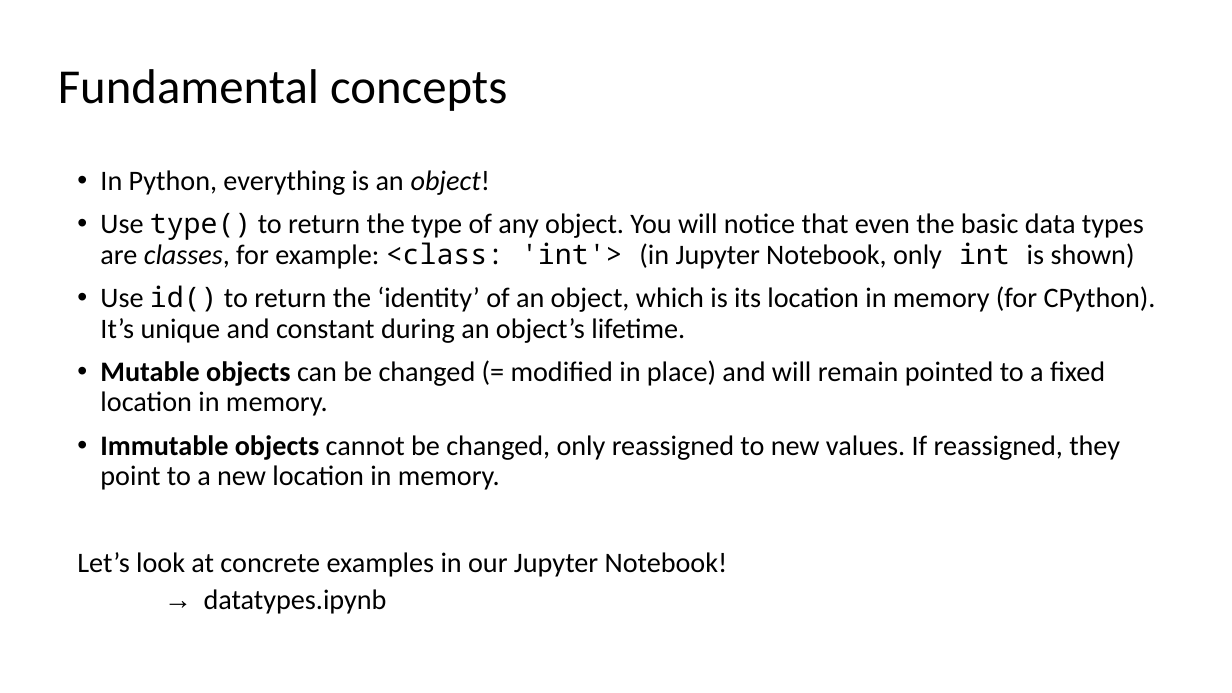
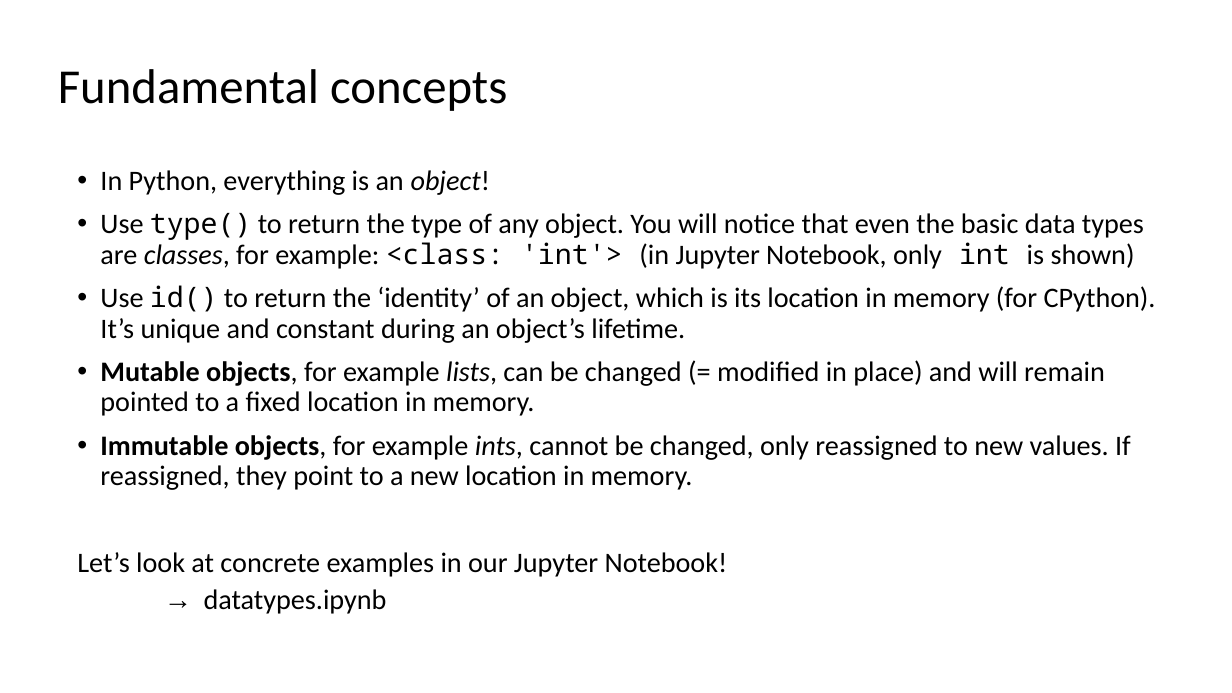
Before and after one commit to btitze/python-course, a slide deck: slide 6 of data_handling_and_analysis/Python Workshop - Data Handling and Analysis.pptx. Drawn at 1232x693 pixels with LibreOffice and Linux fonts; fonts in the diff are those of the drawing. Boxes give left, top, right and bottom in pixels: in the first picture for what was removed or moved away, otherwise in the second. Text is boxed around its words. In the diff, an @@ line names an element or a change of style, - is before the commit and + after.

```diff
--- a/data_handling_and_analysis/Python Workshop - Data Handling and Analysis.pptx
+++ b/data_handling_and_analysis/Python Workshop - Data Handling and Analysis.pptx
@@ text at <box>100,360,1131,490</box>: text changed @@
-• Mutable objects can be changed (= modified in place) and will remain pointed to a fixed location in memory.
-• Immutable objects cannot be changed, only reassigned to new values. If reassigned, they point to a new location in memory.
+• Mutable objects, for example lists, can be changed (= modified in place) and will remain pointed to a fixed location in memory.
+• Immutable objects, for example ints, cannot be changed, only reassigned to new values. If reassigned, they point to a new location in memory.
```
Also in this commit, not shown: 6 other slides changed, 9 other files.
